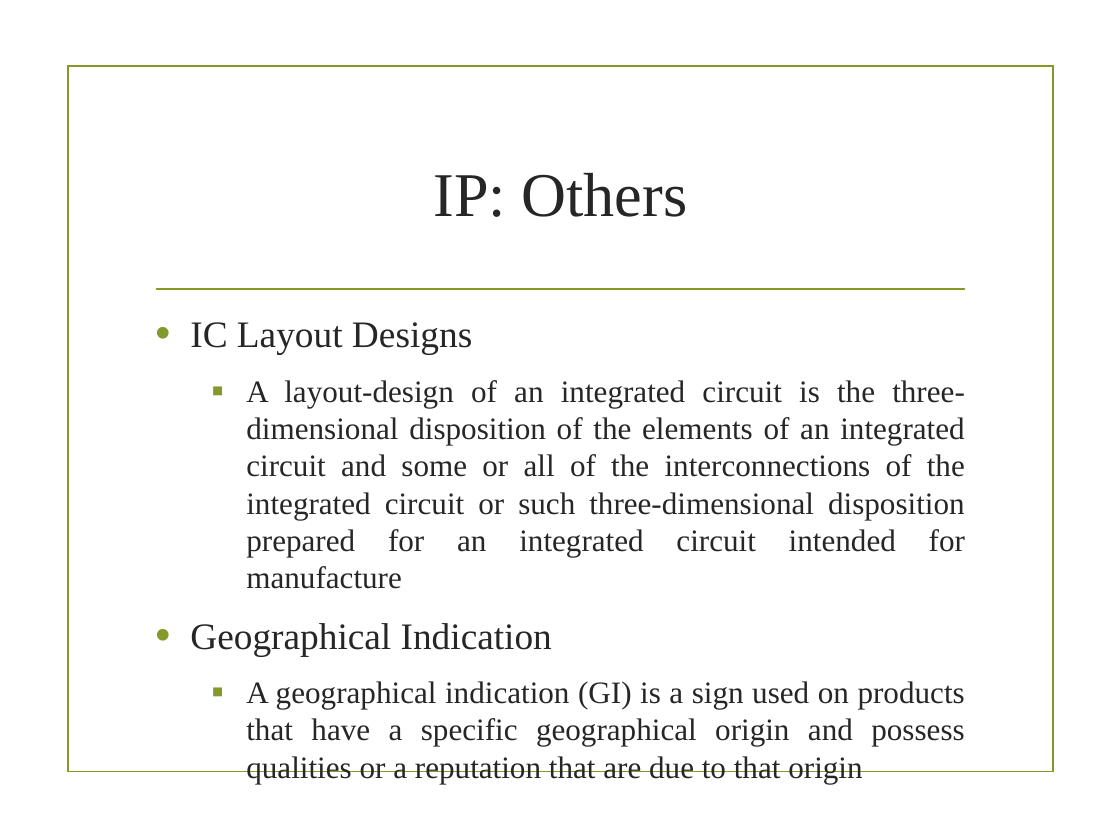
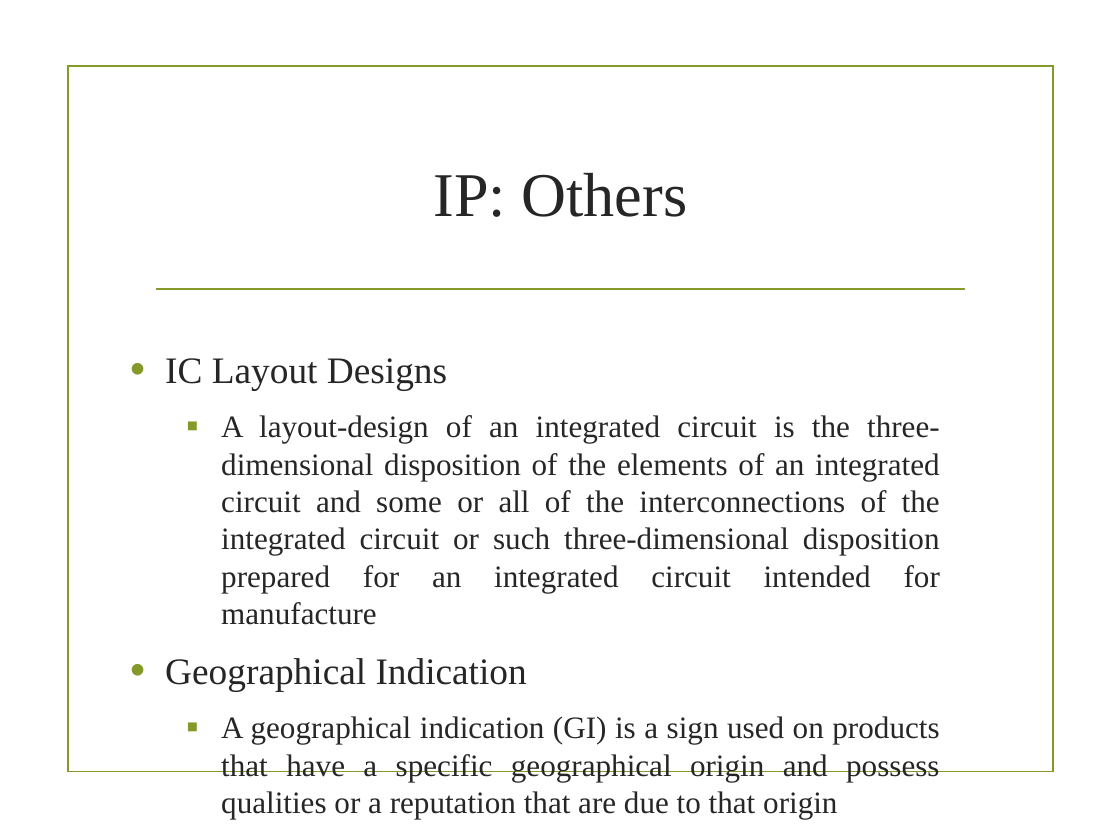
Before and after one commit to loguansiang/sem7, a slide deck: slide 21 of etnic and laws/Ppt 2 -Intellectual Property.pptx. Drawn at 1120x840 pixels with LibreOffice and Linux fonts; fonts in the diff are those of the drawing; background and template pictures are left out. Boxes give left, top, right and bottom in pixels: in the first picture for what was removed or moved away, otherwise in the second. Text is boxed around its words. In the diff, an @@ line names an element or a change of style, - is before the commit and + after.

```diff
--- a/etnic and laws/Ppt 2 -Intellectual Property.pptx
+++ b/etnic and laws/Ppt 2 -Intellectual Property.pptx
@@ text "IC Layout Designs": place and size @@
-text "IC Layout Designs" at [190,322,965,783]
+text "IC Layout Designs" at [165,358,940,819]
```
Also in this commit, not shown: 12 other files.
